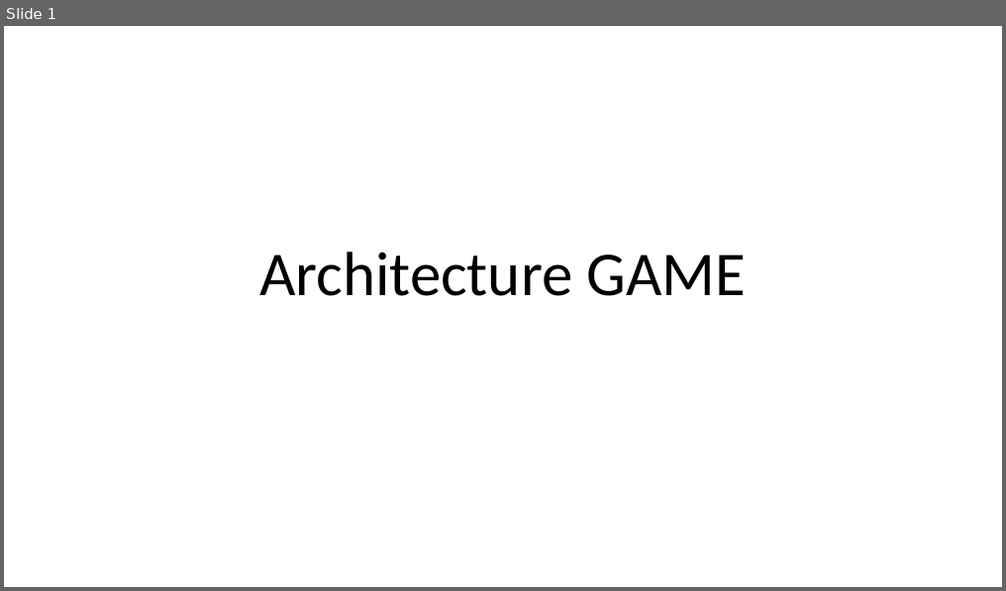
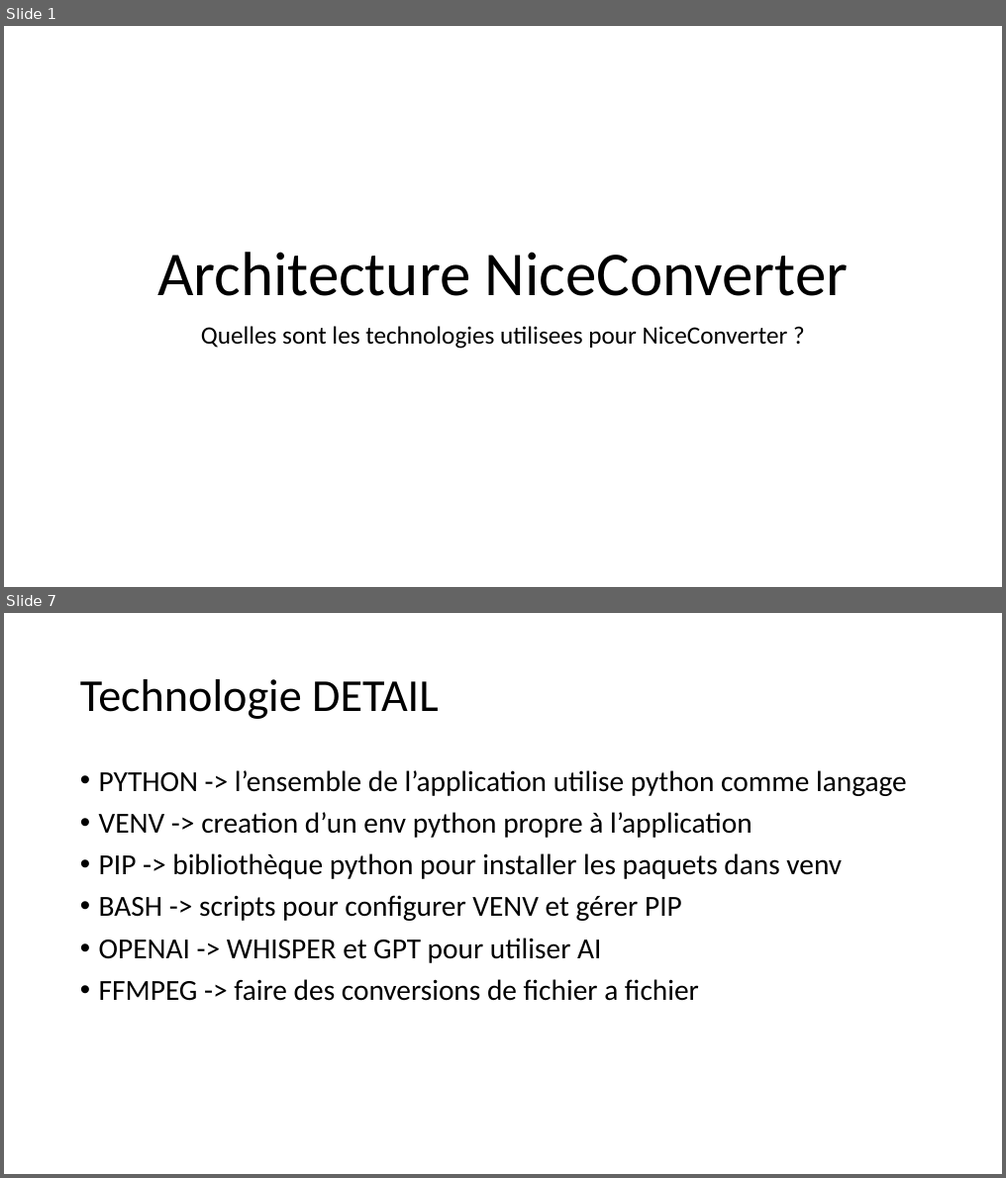
Before and after one commit to monpetit-trade/game, a slide deck: doc/ppt/Architecture.pptx. Shown one above the other, each under a label of ours: slide 1 before the commit, slides 1 and 7 after it; the slides between them are not shown. The pictures are 1006x591 and 1006x1178 pixels, drawn with LibreOffice and Linux fonts; fonts in the diff are those of the drawing. Boxes give left, top, right and bottom in pixels: in the first picture for what was removed or moved away, otherwise in the second. Text is boxed around its words. In the diff, an @@ line names an element or a change of style, - is before the commit and + after.

```diff
--- a/doc/ppt/Architecture.pptx
+++ b/doc/ppt/Architecture.pptx
@@ slide 7 added at (x1=4, y1=613, x2=1002, y2=1174), background #FFFFFF @@
@@ title added at (x1=80, y1=679, x2=439, y2=719), 44 pt, text #000000 @@
+Technologie DETAIL
@@ text added at (x1=99, y1=770, x2=907, y2=1001), 28 pt, text #000000 @@
+• PYTHON -> l’ensemble de l’application utilise python comme langage
+• VENV -> creation d’un env python propre à l’application
+• PIP -> bibliothèque python pour installer les paquets dans venv
+• BASH -> scripts pour configurer VENV et gérer PIP
+• OPENAI -> WHISPER et GPT pour utiliser AI
+• FFMPEG -> faire des conversions de fichier a fichier
@@ slide 1 changed as well @@
@@ title at (x1=157, y1=252, x2=848, y2=296): text changed @@
-Architecture GAME
+Architecture NiceConverter
@@ subtitle added at (x1=201, y1=326, x2=788, y2=349), 24 pt, text #000000 @@
+Quelles sont les technologies utilisees pour NiceConverter ?
```
Also in this commit, not shown: 5 other slides added, 6 slides removed, 16 other files.
